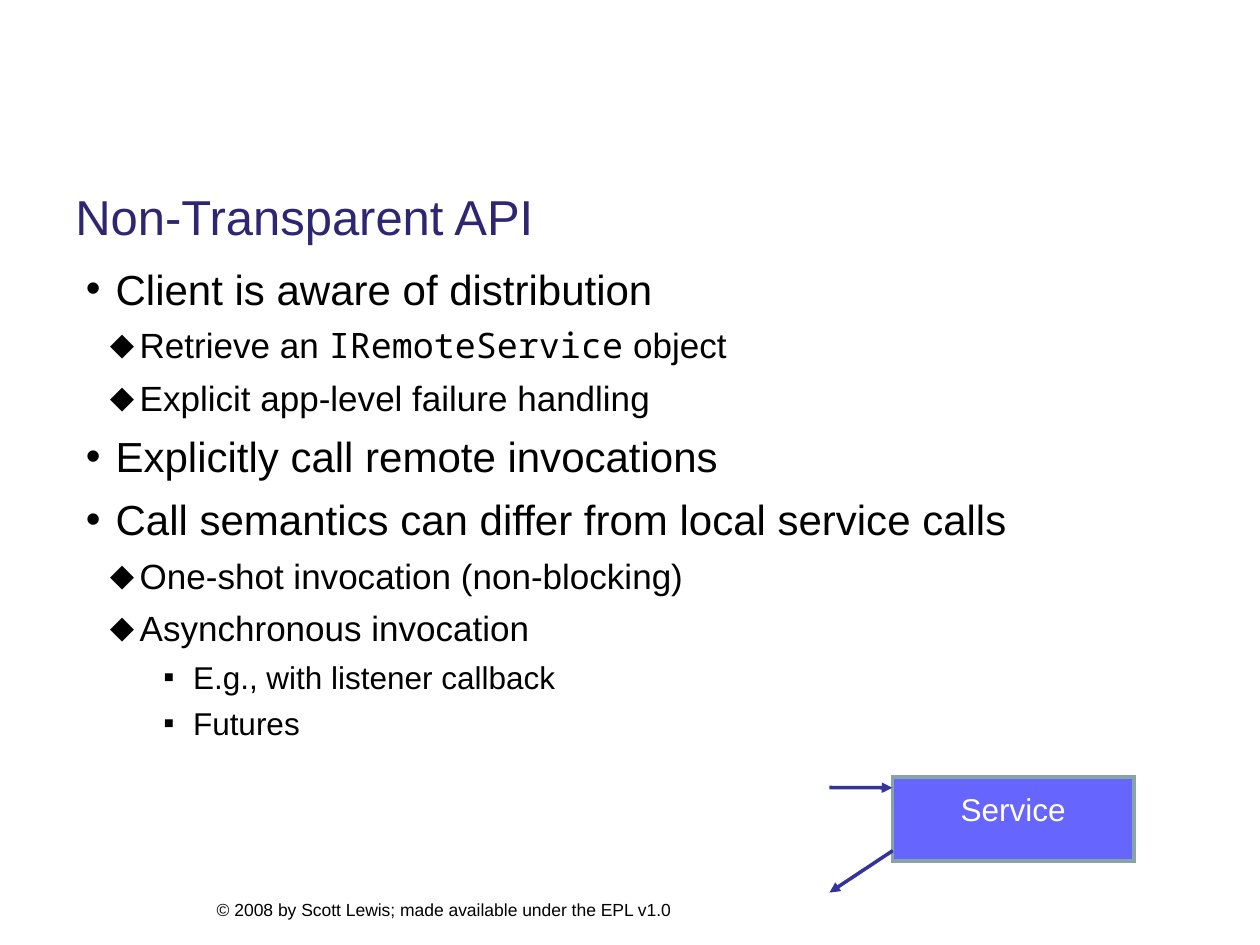
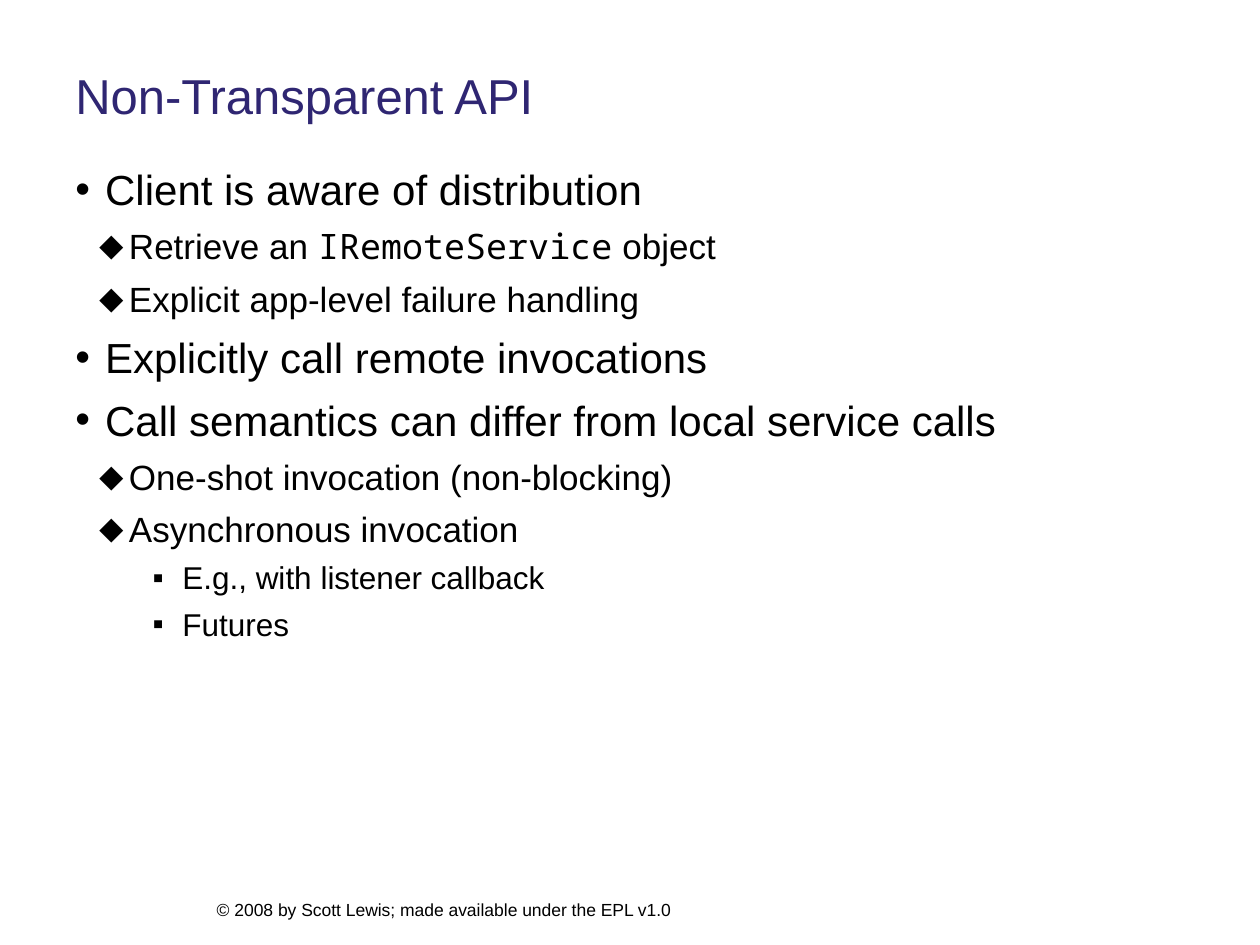
Before and after one commit to eclipse/ecf-website, a slide deck: slide 11 of presentations/eclipsedayatgoogleplex2008/ecf_overview_slewis.ppt. Drawn at 1260x945 pixels with LibreOffice and Linux fonts; fonts in the diff are those of the drawing; background and template pictures are left out. Boxes give left, top, right and bottom in pixels: in the first picture for what was removed or moved away, otherwise in the second. Text is boxed around its words. In the diff, an @@ line names an element or a change of style, - is before the commit and + after.

```diff
--- a/presentations/eclipsedayatgoogleplex2008/ecf_overview_slewis.ppt
+++ b/presentations/eclipsedayatgoogleplex2008/ecf_overview_slewis.ppt
@@ text "Non-Transparent API": place and size @@
-text "Non-Transparent API" at bbox=[75, 201, 533, 245]
+text "Non-Transparent API" at bbox=[75, 80, 533, 124]
@@ text "Non-Transparent API" at bbox=[75, 80, 533, 124]: line spacing 0.25 to 1 @@
@@ text "Client is aware of distribution": place and size @@
-text "Client is aware of distribution" at bbox=[116, 274, 1006, 736]
+text "Client is aware of distribution" at bbox=[105, 174, 996, 637]
@@ rectangle removed at bbox=[892, 777, 1134, 862] @@
-Service
@@ arrow removed from (829, 788) to (892, 788) @@
@@ arrow removed from (893, 850) to (829, 892) @@
```
Also in this commit, not shown: 12 other slides changed, 1 other file.
